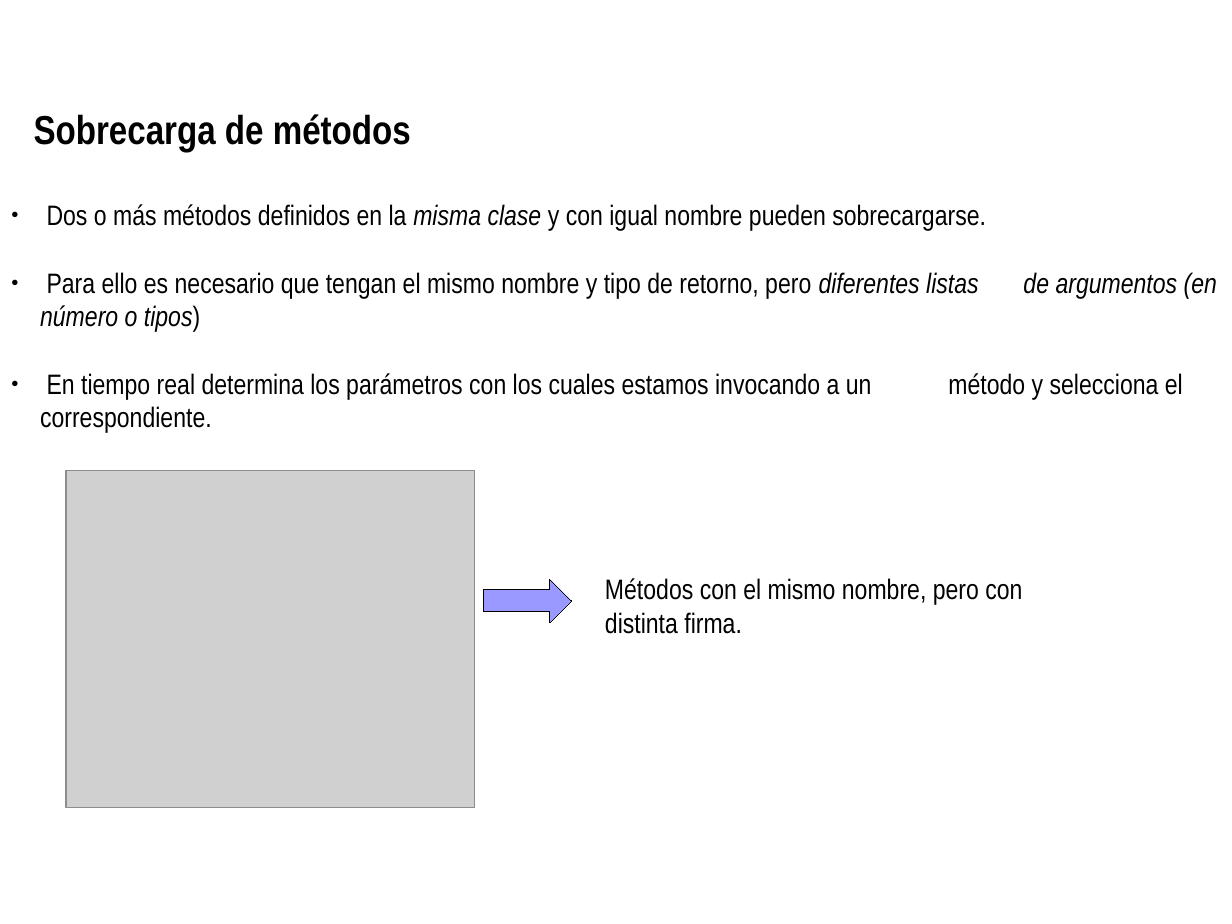
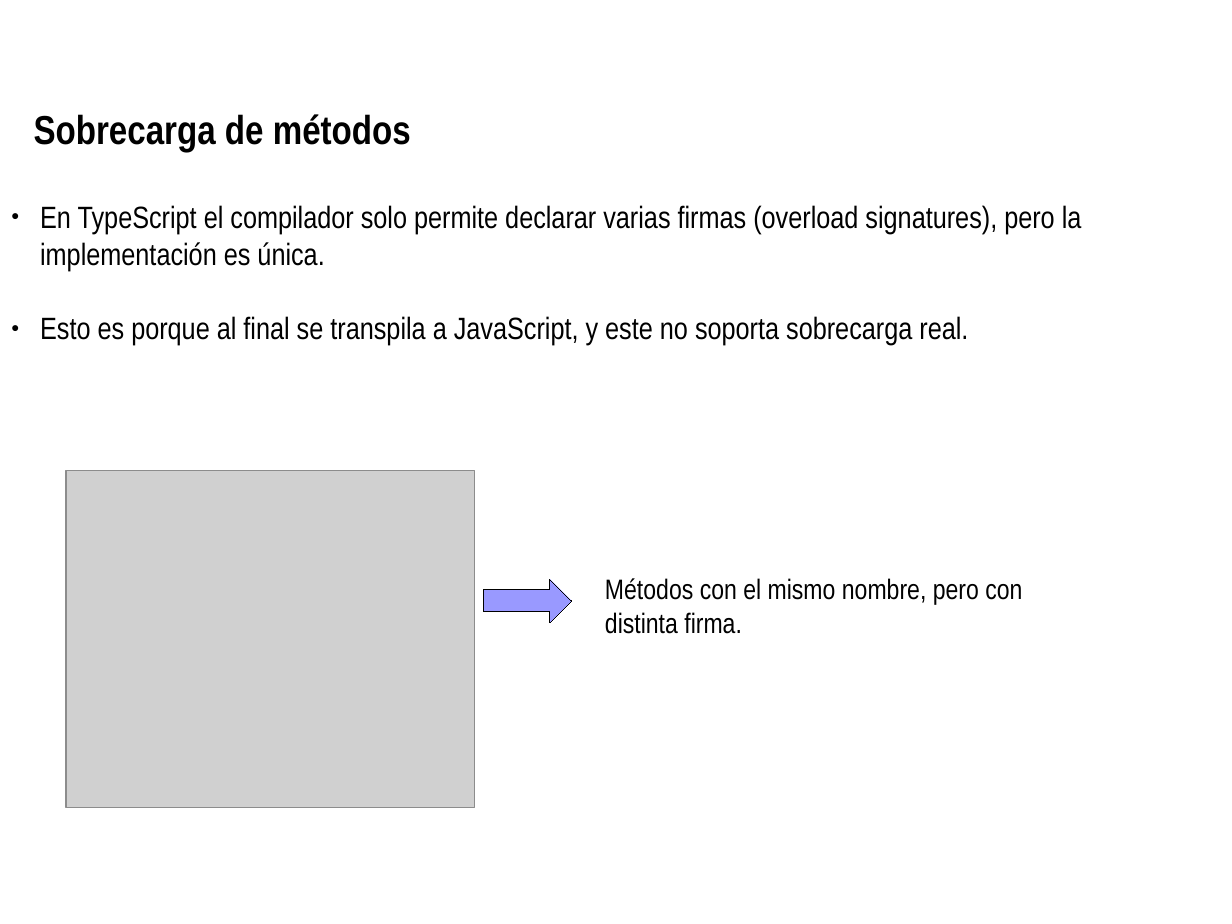
Before and after one commit to Agustin-Nicolas-Torres/paradigmaUAP2025, a slide deck: slide 8 of objetos/poo_2.odp (slide 7 before the commit). Drawn at 1232x924 pixels with LibreOffice and Linux fonts; fonts in the diff are those of the drawing; grey boxes stand for pictures; background and template pictures are left out. Boxes give left, top, right and bottom in pixels: in the first picture for what was removed or moved away, otherwise in the second. Text is boxed around its words. In the diff, an @@ line names an element or a change of style, - is before the commit and + after.

Commit message:
clase 2

```diff
--- a/objetos/poo_2.odp
+++ b/objetos/poo_2.odp
@@ text at box(40, 205, 1082, 345): text changed; size 16.4 to 18 pt @@
-● Dos o más métodos definidos en la misma clase y con igual nombre pueden sobrecargarse.
-● Para ello es necesario que tengan el mismo nombre y tipo de retorno, pero diferentes listas de argumentos (en número o tipos)
-● En tiempo real determina los parámetros con los cuales estamos invocando a un método y selecciona el correspondiente.
+● En TypeScript el compilador solo permite declarar varias firmas (overload signatures), pero la implementación es única.
+● Esto es porque al final se transpila a JavaScript, y este no soporta sobrecarga real.
```
Also in this commit, not shown: 2 other slides changed, 2 slides added, 4 slides removed, 4 other files.
